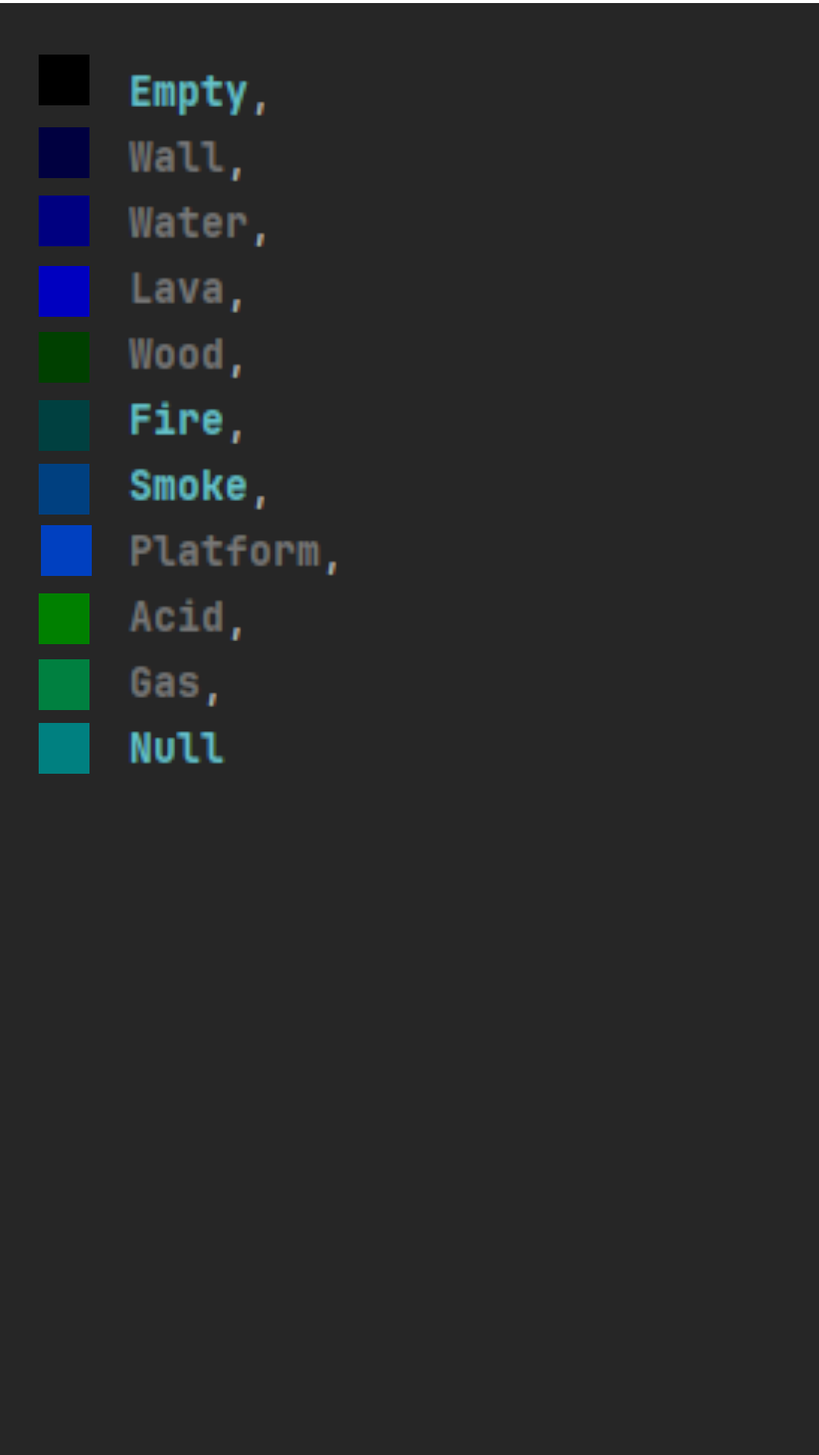
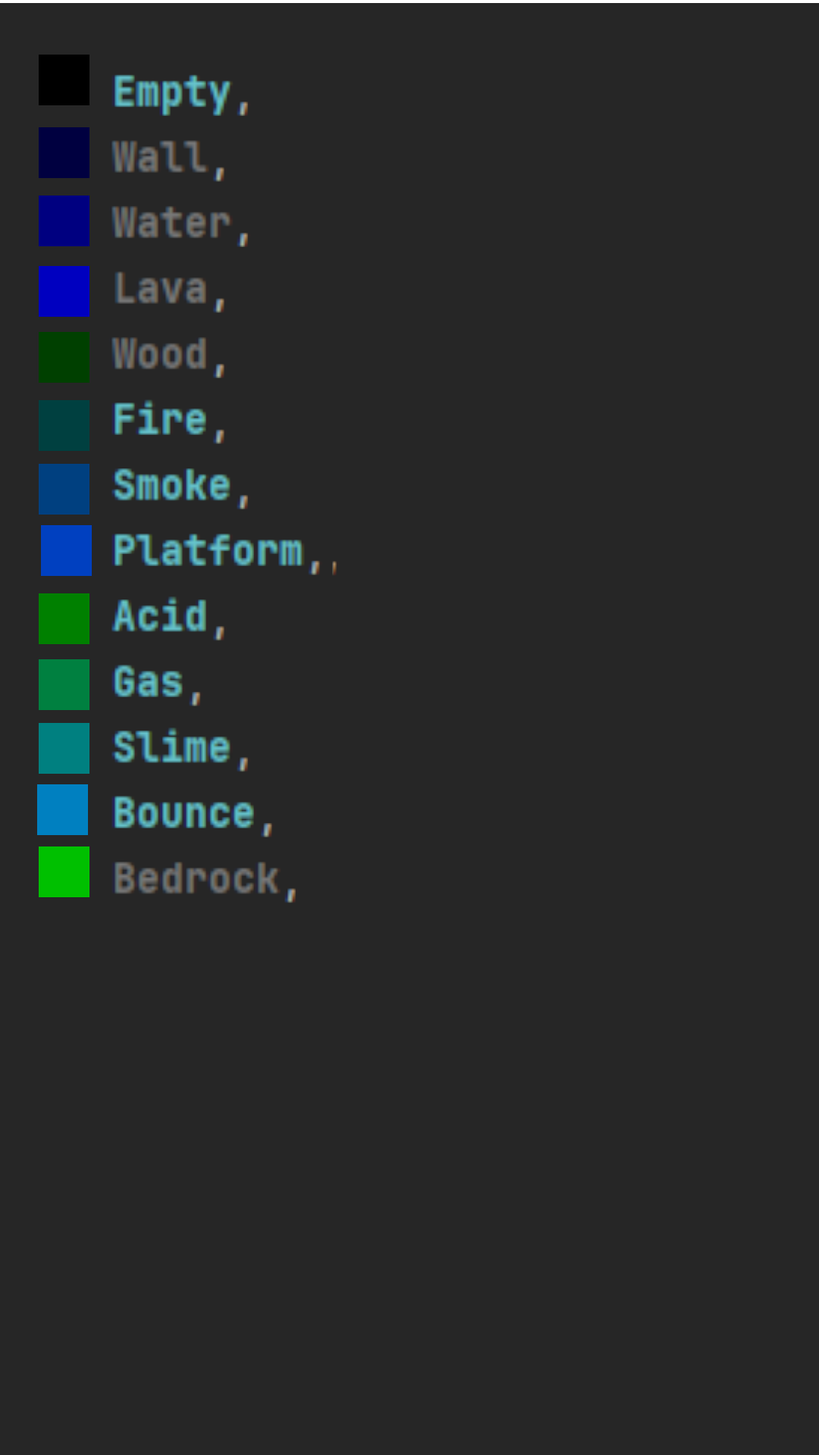
Revision of a layered 819×1455 image; what changed, layer by layer:
painted on "Background" over <box>37,74,334,904</box>
